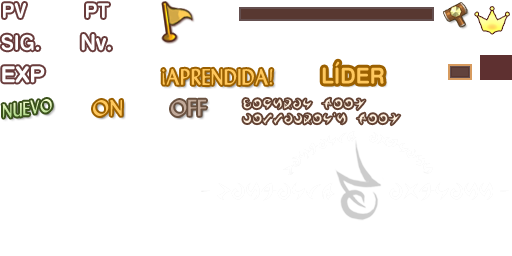
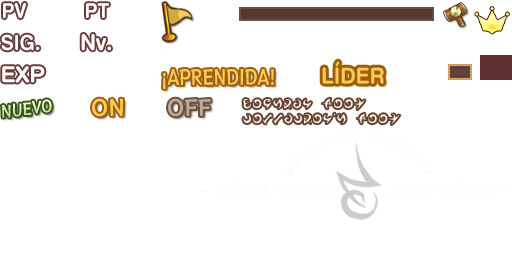
Layer changes from the first 512 x 256 image to the second:
added group "Traducido" with 13 layers above "Sin traducir" over (x1=0, y1=3, x2=384, y2=122)
moved "PV" into group "Traducido" over (x1=3, y1=3, x2=26, y2=18)
moved "PT" into group "Traducido" over (x1=86, y1=3, x2=109, y2=18)
moved "SIG." into group "Traducido" over (x1=1, y1=34, x2=40, y2=51)
moved "Nv." into group "Traducido" over (x1=81, y1=34, x2=111, y2=51)
moved "¡APRENDIDA!" into group "Traducido", painted on it over (x1=162, y1=68, x2=274, y2=89)
moved "LÍDER" into group "Traducido" over (x1=322, y1=61, x2=384, y2=84)
moved "ON" into group "Traducido", painted on it over (x1=92, y1=98, x2=123, y2=117)
moved "OFF" into group "Traducido", painted on it over (x1=168, y1=98, x2=211, y2=117)
moved "NUEVO" into group "Traducido", painted on it over (x1=1, y1=99, x2=52, y2=118)
